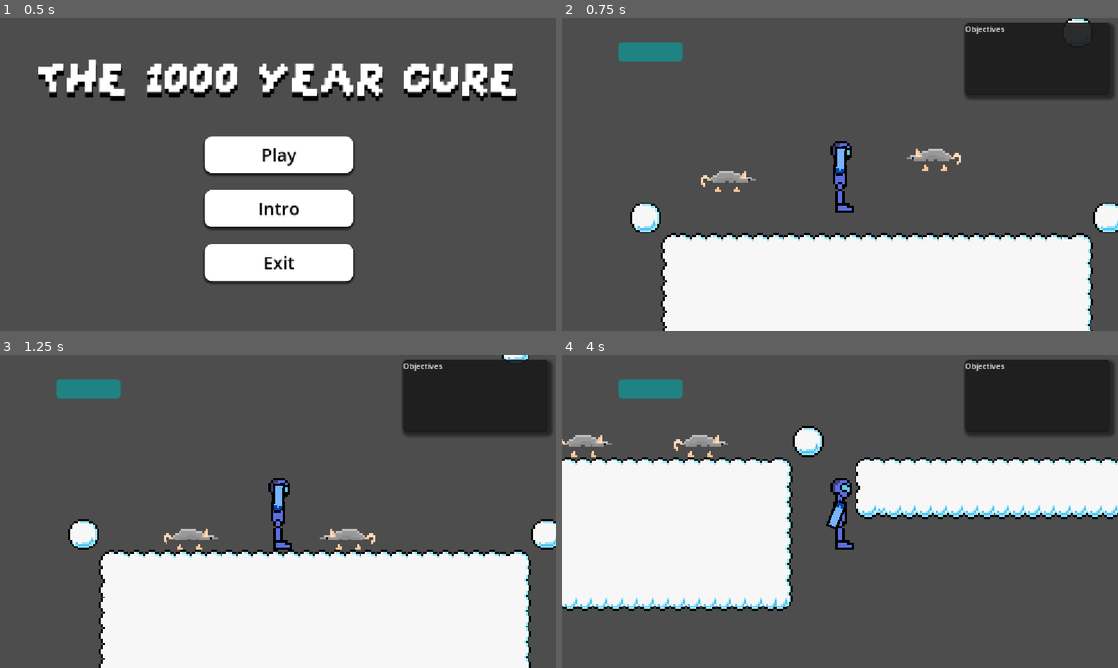
Above: before the commit, frames 1-4 (two rows, left to right).
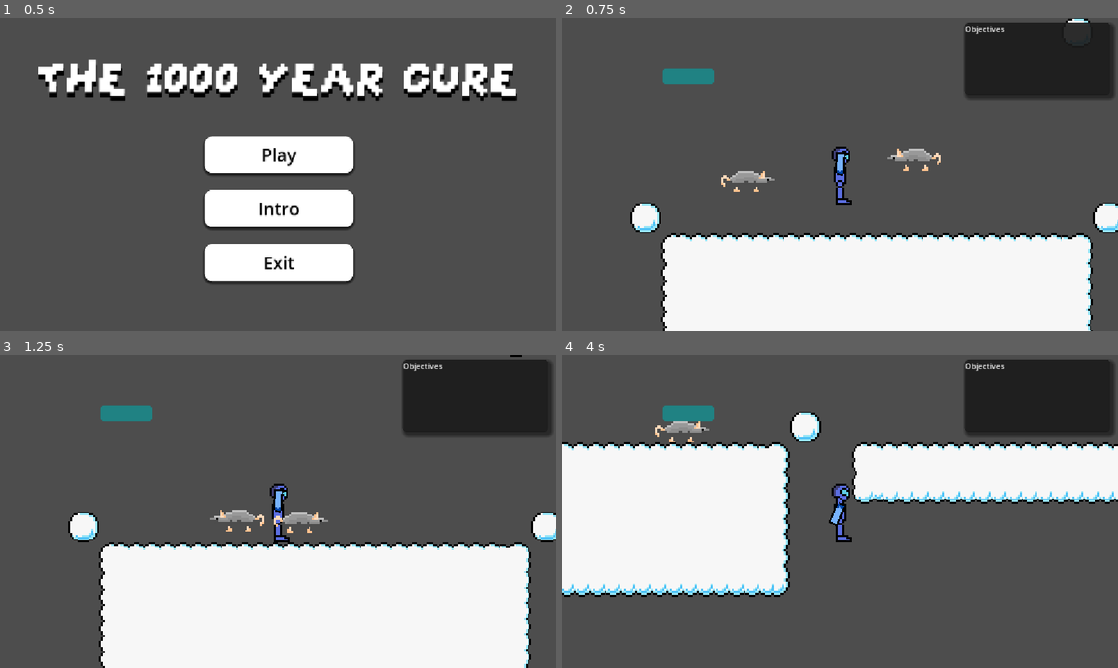
Above: after the commit, the same moments.

Repository: Milo-Griffiths/GameJam-Time
Game: Godot game, scene res://scenes/main.tscn
Two runs of this game, one before a commit and one after it. Both use one fixed random seed, a clock stepped at 60 frames per second and the inputs below. The engine's default icon, where the game draws it, is replaced by a stand-in: a white triangle on a blue panel in a dark square.
Inputs (mouse positions are in pixels of both pictures, inside the frame that each line leads up to):
- Up to frame 1 (0.5 s): no input
- Up to frame 2 (0.75 s): click "Play" at 0.5 s
- Up to frame 3 (1.25 s): no input
- Up to frame 4 (4 s): move the mouse to (962, 495) at 1.27 s; hold Q (Interact) 1.28-2.03 s; hold Right (right) 1.28-2.78 s; tap Up (up) at 1.52, 2.27, 3.77 s; move the mouse to (728, 527) at 2.02 s; click (728, 527) at 2.1 s; move the mouse to (895, 442) at 2.77 s; hold A (left) 2.78-3.53 s; hold Q (Interact) 2.78-3.53 s; move the mouse to (812, 574) at 3.52 s; hold Right (right) from 3.53 s (still down); click (812, 574) at 3.6 s

Frame 1 is identical in both runs. In frame 2, 2.2% of the frame differs, in the area x 10-72%, y 7-63%; in frame 3, 6.4%; in frame 4, 14%, in the area x 0-100%, y 7-82%.

Commit message:
added rat jumps

Diff:
--- a/assets/scripts/rat.gd
+++ b/assets/scripts/rat.gd
@@ -10,6 +10,8 @@
 var target_distance : float
 @export
 var path = "Level1"
+@export
+var jumpspeed : float
 var dir = 1
 
 signal killed
@@ -20,6 +22,7 @@
 var sprite : AnimatedSprite2D
 var manager : Node2D
 var bulletdetection : ShapeCast2D
+var jumping : bool = false
 
 func _ready() -> void:
 	wallray = $WallDetection
@@ -43,11 +46,13 @@
 	var target : float = (player.position- position).normalized().x
 
 	var distance = player.position.distance_to(position)
-	if distance < target_distance:
+	if distance < target_distance and is_on_floor():
 		if target > 0 and dir == -1:
 			flip()
 		elif target < 0 and dir == 1:
 			flip()
+		velocity.y = JUMP_VELOCITY
+
 
 	if not is_on_floor():
 		velocity += get_gravity() * delta
@@ -59,8 +64,11 @@
 		velocity.x = dir * SPEED
 	else:
 		velocity.x = move_toward(velocity.x, 0, SPEED)
+	if !is_on_floor():
+		velocity.x = velocity.x * 3
 
 	move_and_slide()
+
 
 
 
--- a/scenes/Enemies/rat.tscn
+++ b/scenes/Enemies/rat.tscn
@@ -59,6 +59,8 @@
 script = ExtResource("1_cmn6w")
 SPEED = 100.0
 target_distance = 200.0
+jump_angle = Vector2(0.5, 0)
+jumpspeed = 30.0
 
 [node name="CollisionShape2D" type="CollisionShape2D" parent="." unique_id=1868381522]
 position = Vector2(-0.25, 0)
--- a/scenes/levels/Level1.tscn
+++ b/scenes/levels/Level1.tscn
@@ -6898,13 +6898,17 @@
 
 [node name="player" parent="." unique_id=1097559639 instance=ExtResource("2_j08sa")]
 position = Vector2(242.99998, -11.999999)
-scale = Vector2(5, 5)
+scale = Vector2(4, 4)
 
 [node name="Rat" parent="." unique_id=1896690996 instance=ExtResource("3_x4si1")]
+JUMP_VELOCITY = -200.0
+jumpspeed = 40.0
 
 [node name="Rat2" parent="." unique_id=2127364585 instance=ExtResource("3_x4si1")]
 position = Vector2(465, -45)
+JUMP_VELOCITY = -200.0
 startbackwards = true
+jumpspeed = 40.0
 
 [node name="SceneLoader" type="Node2D" parent="." unique_id=2142079014]
 script = ExtResource("1_fh0io")
